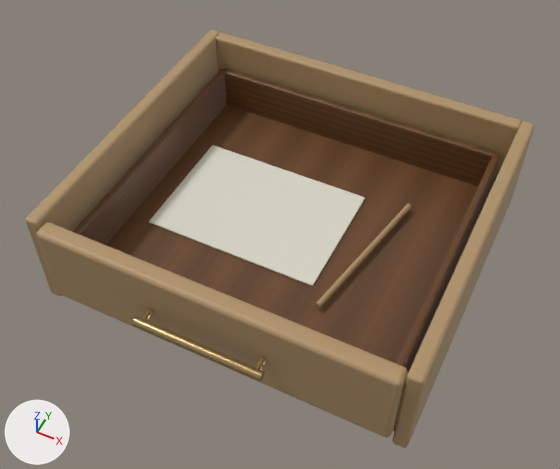
The glTF model docs/room/assets/studio-furniture/drawer.glb as it was, and as the next commit left it.
The view is the same before and after, from a 50 mm camera at (0.293, -0.627, 0.793) aimed at (0.004, -0.048, 0.069). The lights are fixed; the arrows at lower left show +X, +Y and +Z. The first picture is the older version. Where no turn or scale is listed for an object, it has been applied to the vertices. Vertices at exactly the same position are counted once.

Names of what the first picture shows: 'DrawerPull_web', 'drawer / Desk oak edge', 'drawer / Desk oak edge.001', 'drawer / Ivory note paper', 'drawer / Oiled walnut' and 1 more.
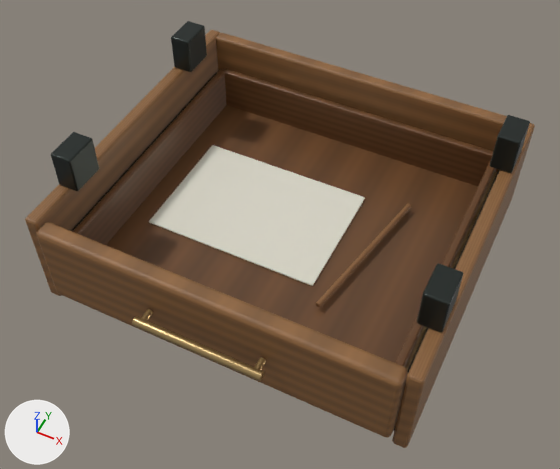
Changed parts and their boxes [x1, y1, x2, y2] in the pictures (560 x 469 px):
'drawer / Desk oak edge', surface changed: [25, 30, 535, 448] in both
'drawer / Desk oak edge.001', surface changed (darker): [37, 204, 411, 438] in both
'drawer / Warm graphite steel', reshaped (not visible before): after [51, 21, 530, 430]
part 1 of me_cube_033, added (mostly hidden): after [71, 72, 217, 232]
part 2 of me_cube_033, added (mostly hidden): after [408, 170, 500, 372]
part 3 of me_cube_033, added: after [51, 132, 99, 191]
part 4 of me_cube_033, added: after [171, 21, 207, 72]
part 5 of me_cube_033, added: after [417, 263, 463, 332]
part 6 of me_cube_033, added: after [490, 115, 530, 173]

The change, as a list of edits to the scene's bpy script:
```text
Add img_authored_pale_oak_grain:
    img_authored_pale_oak_grain = load_image('Authored pale oak grain', '_unpacked/Authored_pale_oak_grain', 256, 256, 'sRGB')
Change mat_desk_oak_edge:
    remove mat_desk_oak_edge.base_color = (0.43, 0.285, 0.14)  # brown #af9169
    add mat_desk_oak_edge.texture = img_authored_pale_oak_grain
Change me_cube_033:
    used by ob_drawer___warm_graphite_steel; location = (0.0, 0.0, 0.0)
    remove me_cube_033.from_pydata(...)  # 96 vertices, 188 faces; spans x -0.225..0.225, y -0.2..0.2, z 0.0..0.012
    add me_cube_033.from_pydata(...)  # 432 vertices, 836 faces; spans x -0.239..0.239, y -0.2..0.2, z 0.0..0.19
    me_cube_033 part 1: a new loose piece of 56 vertices spanning x -0.223..-0.217, y -0.19..0.19, z 0.064..0.084, in mat_warm_graphite_steel (dark grey #353a38)
    me_cube_033 part 2: a new loose piece of 56 vertices spanning x 0.217..0.223, y -0.19..0.19, z 0.064..0.084, in mat_warm_graphite_steel (dark grey #353a38)
    me_cube_033 part 3: a new loose piece of 56 vertices spanning x -0.239..-0.211, y -0.153..-0.107, z 0.14..0.19, in mat_warm_graphite_steel (dark grey #353a38)
    me_cube_033 part 4: a new loose piece of 56 vertices spanning x -0.239..-0.211, y 0.107..0.153, z 0.14..0.19, in mat_warm_graphite_steel (dark grey #353a38)
    me_cube_033 part 5: a new loose piece of 56 vertices spanning x 0.211..0.239, y -0.153..-0.107, z 0.14..0.19, in mat_warm_graphite_steel (dark grey #353a38)
    me_cube_033 part 6: a new loose piece of 56 vertices spanning x 0.211..0.239, y 0.107..0.153, z 0.14..0.19, in mat_warm_graphite_steel (dark grey #353a38)
```
